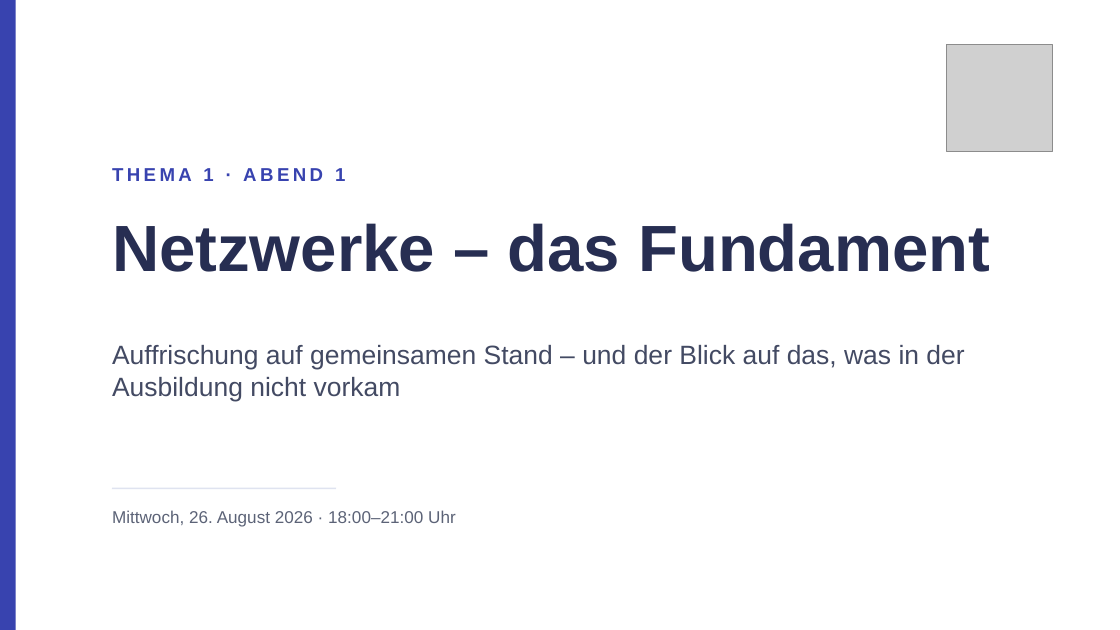
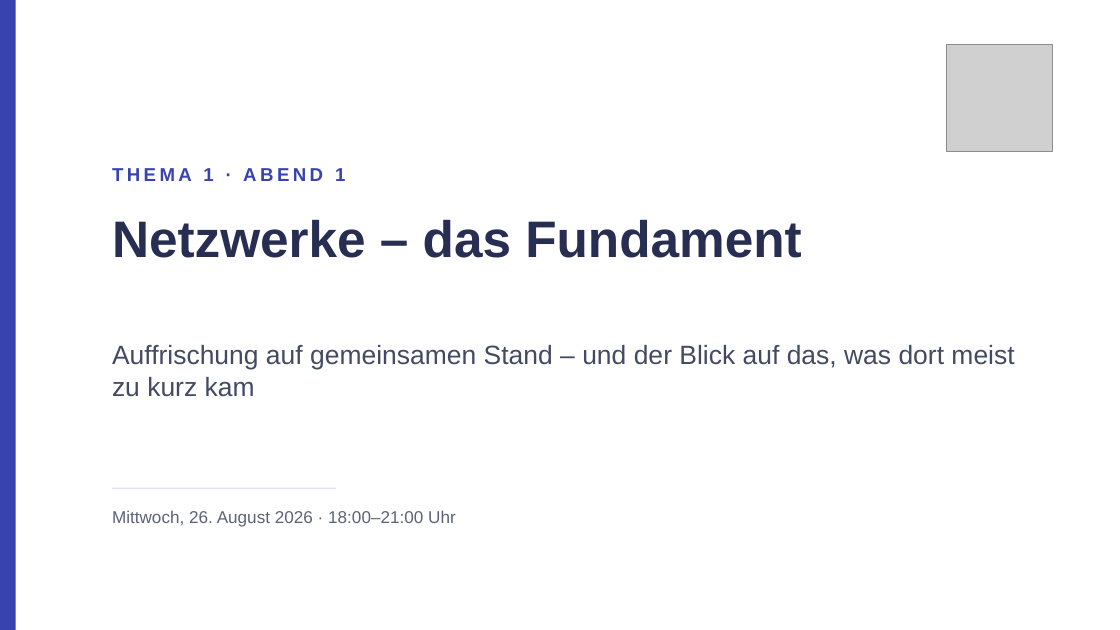
Before and after one commit to JacobMenge/kurs-unterlagen, a slide deck: slide 1 of folien/dist/01-netzwerke-grundlagen.pptx. Drawn at 1120x630 pixels with LibreOffice and Linux fonts; fonts in the diff are those of the drawing; grey boxes stand for pictures. Boxes give left, top, right and bottom in pixels: in the first picture for what was removed or moved away, otherwise in the second. Text is boxed around its words. In the diff, an @@ line names an element or a change of style, - is before the commit and + after.

Commit message:
folien: kartenlayout robuster (titelumbruch, icon-freiraum), schaubilder nachjustiert, aussagen zur ausbildung praezisiert

```diff
--- a/folien/dist/01-netzwerke-grundlagen.pptx
+++ b/folien/dist/01-netzwerke-grundlagen.pptx
@@ text "Netzwerke – das Fundament" at bbox=[112, 219, 801, 258]: size 42 to 33 pt @@
@@ text at bbox=[112, 345, 1014, 397]: text changed @@
-Auffrischung auf gemeinsamen Stand – und der Blick auf das, was in der Ausbildung nicht vorkam
+Auffrischung auf gemeinsamen Stand – und der Blick auf das, was dort meist zu kurz kam
```
Also in this commit, not shown: 8 other slides changed, 8 other files.
